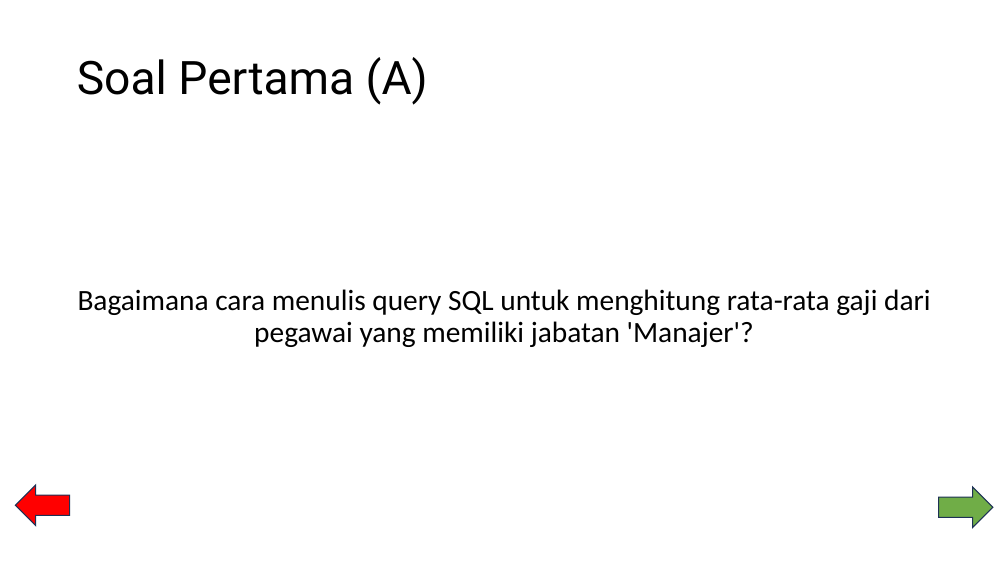
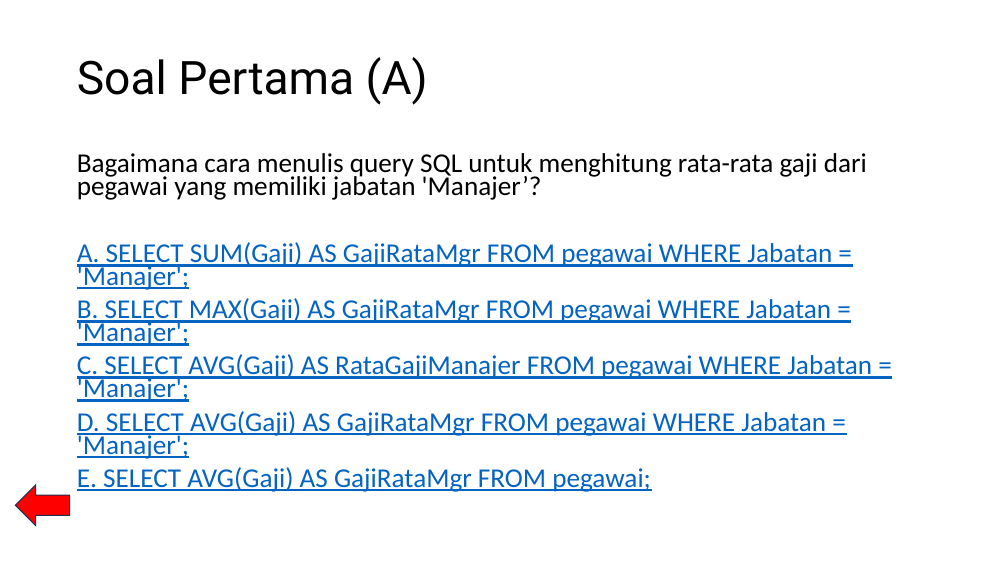
Before and after one commit to clementhermawan/BASIS-DATA, a slide deck: slide 35 of PermainanTikTakTu.pptx (slide 26 before the commit). Drawn at 1008x567 pixels with LibreOffice and Linux fonts; fonts in the diff are those of the drawing. Boxes give left, top, right and bottom in pixels: in the first picture for what was removed or moved away, otherwise in the second. Text is boxed around its words. In the diff, an @@ line names an element or a change of style, - is before the commit and + after.

```diff
--- a/PermainanTikTakTu.pptx
+++ b/PermainanTikTakTu.pptx
@@ text at <box>77,153,872,492</box>: text changed; size 28 to 25.9 pt; text colour #000000 to #0563C1 @@
-Bagaimana cara menulis query SQL untuk menghitung rata-rata gaji dari pegawai yang memiliki jabatan 'Manajer'?
+Bagaimana cara menulis query SQL untuk menghitung rata-rata gaji dari pegawai yang memiliki jabatan 'Manajer’?
+A. SELECT SUM(Gaji) AS GajiRataMgr FROM pegawai WHERE Jabatan = 'Manajer';
+B. SELECT MAX(Gaji) AS GajiRataMgr FROM pegawai WHERE Jabatan = 'Manajer';
+C. SELECT AVG(Gaji) AS RataGajiManajer FROM pegawai WHERE Jabatan = 'Manajer';
+D. SELECT AVG(Gaji) AS GajiRataMgr FROM pegawai WHERE Jabatan = 'Manajer';
+E. SELECT AVG(Gaji) AS GajiRataMgr FROM pegawai;
@@ right arrow removed at <box>939,487,994,528</box> @@
```
Also in this commit, not shown: 16 other slides changed, 9 slides added.
